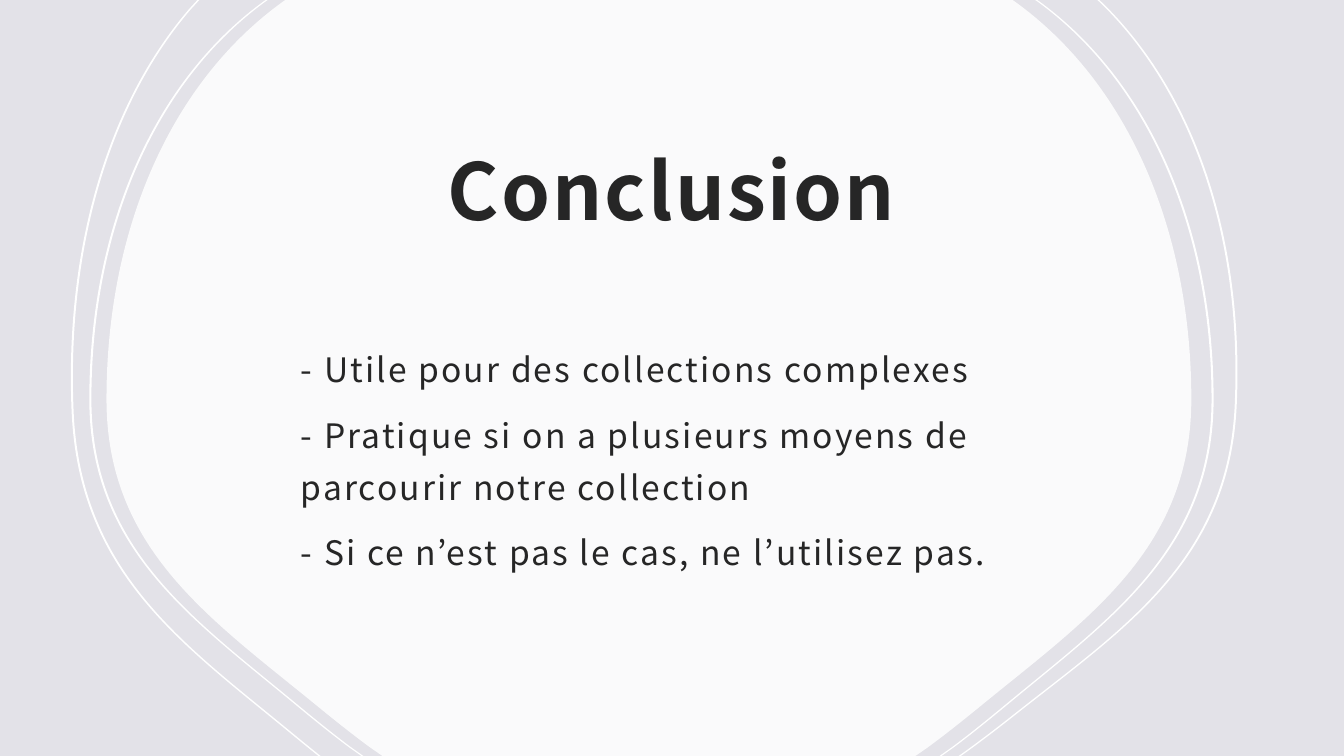
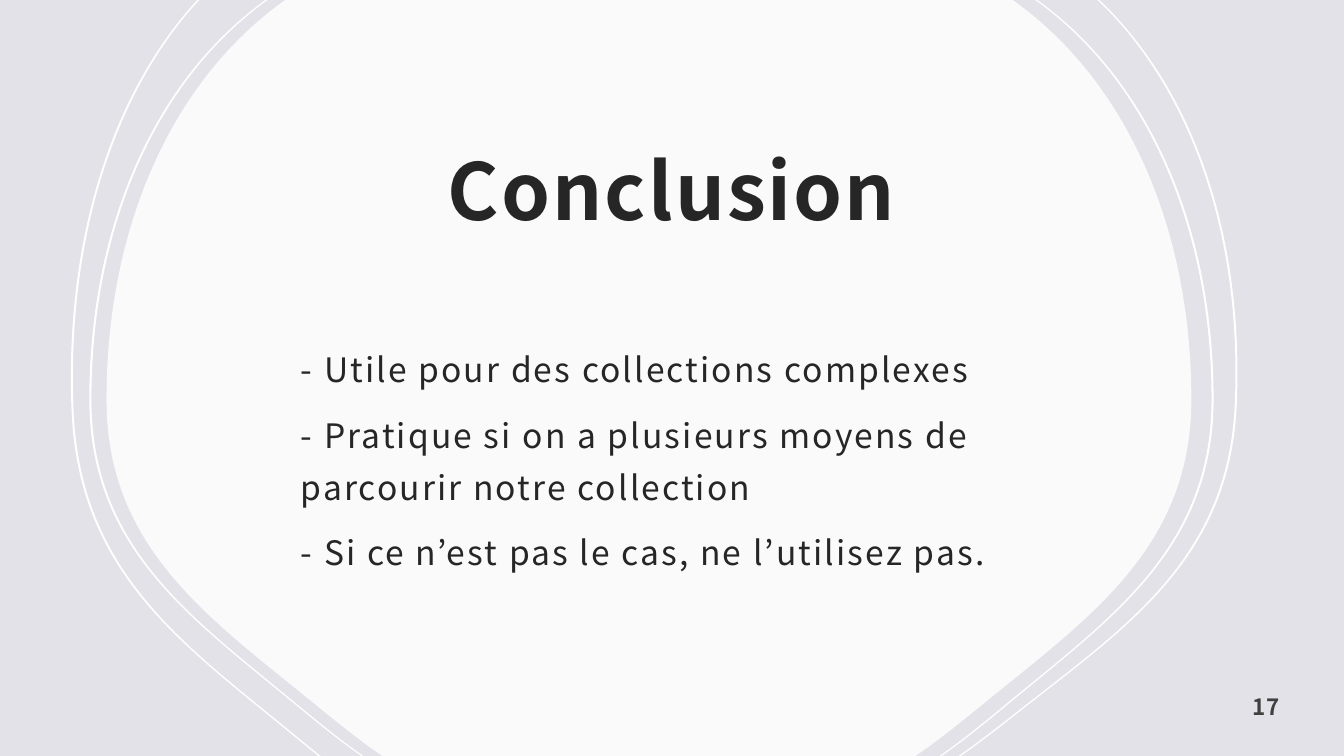
Before and after one commit to Qwatrinet/tps-formation, a slide deck: slide 17 of Iterator/présentation iterator.pptx (slide 18 before the commit). Drawn at 1344x756 pixels with LibreOffice and Linux fonts; fonts in the diff are those of the drawing; background and template pictures are left out. Boxes give left, top, right and bottom in pixels: in the first picture for what was removed or moved away, otherwise in the second. Text is boxed around its words. In the diff, an @@ line names an element or a change of style, - is before the commit and + after.

```diff
--- a/Iterator/présentation iterator.pptx
+++ b/Iterator/présentation iterator.pptx
@@ page number added at [1253,698,1279,715], 16 pt, text #404040, bold @@
+17
```
Also in this commit, not shown: 12 other slides changed, 4 slides added, 5 slides removed, 7 other files.
